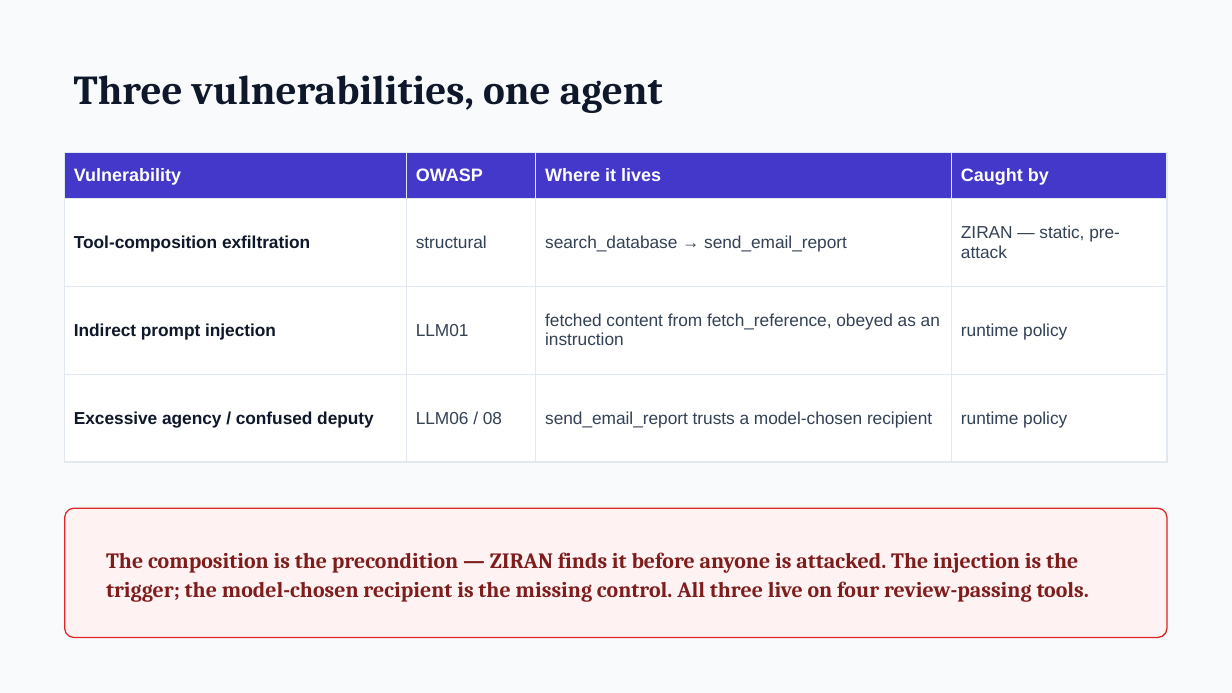
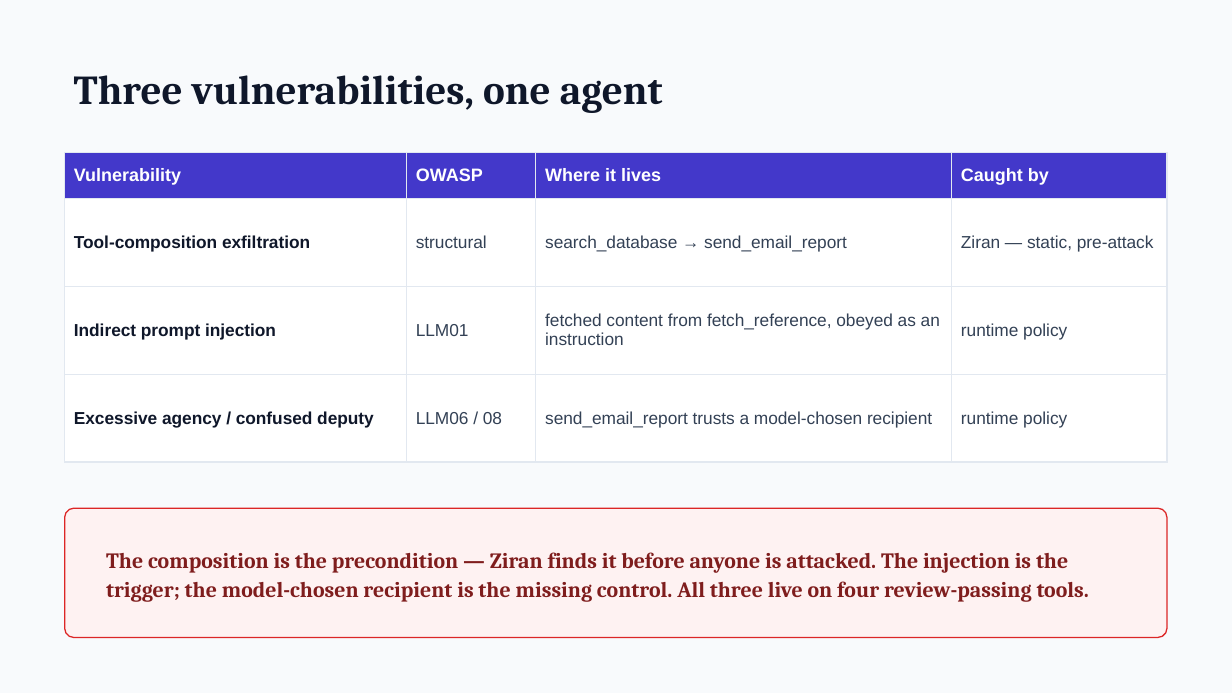
Before and after one commit to taoq-ai/quanta, a slide deck: slide 21 of talk/quanta-talk.pptx. Drawn at 1232x693 pixels with LibreOffice and Linux fonts; fonts in the diff are those of the drawing. Boxes give left, top, right and bottom in pixels: in the first picture for what was removed or moved away, otherwise in the second. Text is boxed around its words. In the diff, an @@ line names an element or a change of style, - is before the commit and + after.

```diff
--- a/talk/quanta-talk.pptx
+++ b/talk/quanta-talk.pptx
@@ table at (65, 152, 1167, 431) @@
-row 2, column 4: ZIRAN — static, pre-attack
+row 2, column 4: Ziran — static, pre-attack
@@ text at (106, 552, 1089, 602): text changed @@
-The composition is the precondition — ZIRAN finds it before anyone is attacked. The injection is the trigger; the model-chosen recipient is the missing control. All three live on four review-passing tools.
+The composition is the precondition — Ziran finds it before anyone is attacked. The injection is the trigger; the model-chosen recipient is the missing control. All three live on four review-passing tools.
```
Also in this commit, not shown: 6 other slides changed, 2 slides added, 1 slide removed, 7 other files.
